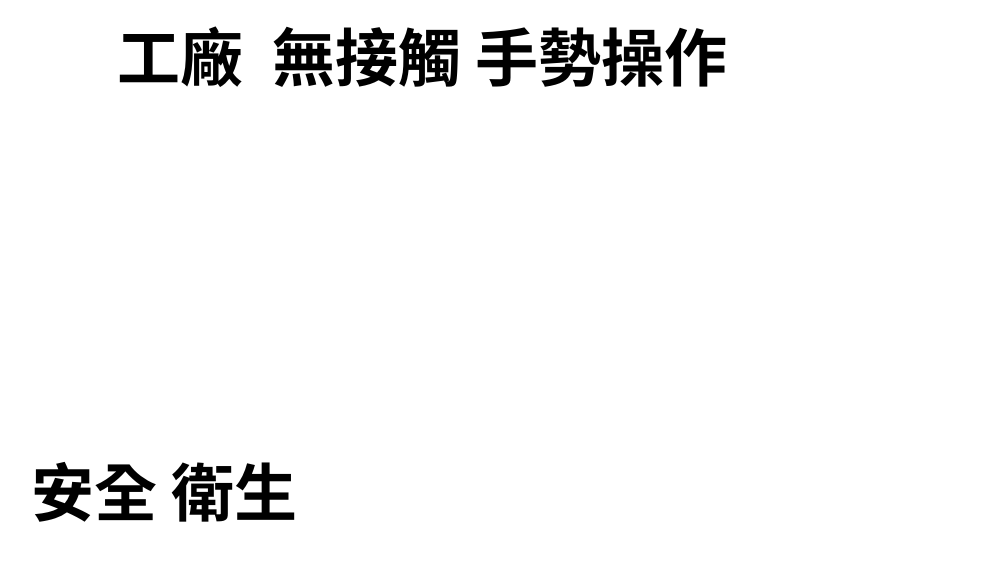
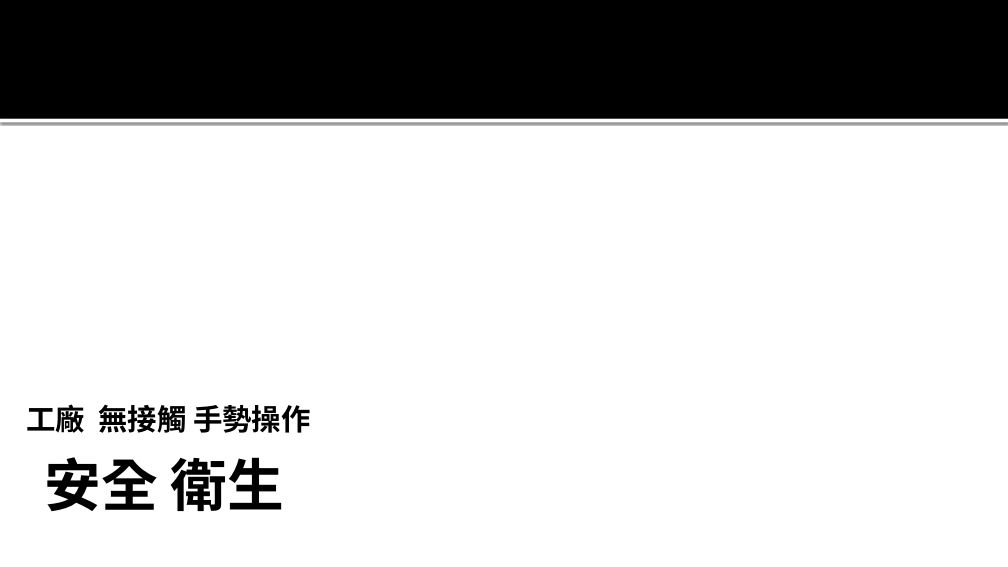
Before and after one commit to HCTsai/stylish_gesture_control, a slide deck: slide 8 of data/presentation_demo.pptx. Drawn at 1008x567 pixels with LibreOffice and Linux fonts; fonts in the diff are those of the drawing; background and template pictures are left out. Boxes give left, top, right and bottom in pixels: in the first picture for what was removed or moved away, otherwise in the second. Text is boxed around its words. In the diff, an @@ line names an element or a change of style, - is before the commit and + after.

```diff
--- a/data/presentation_demo.pptx
+++ b/data/presentation_demo.pptx
@@ rectangle added at (x1=0, y1=0, x2=1008, y2=119), fill #000000 @@
@@ rectangle added at (x1=0, y1=119, x2=1008, y2=123), fill #FFFFFF @@
@@ text "工廠 無接觸 手勢操作" moved from (x1=118, y1=26, x2=728, y2=87) to (x1=26, y1=404, x2=310, y2=433) @@
@@ text "工廠 無接觸 手勢操作" at (x1=26, y1=404, x2=310, y2=433): size 60 to 28 pt @@
@@ text "安全 衛生" moved from (x1=31, y1=462, x2=298, y2=522) to (x1=44, y1=457, x2=284, y2=511) @@
@@ text "安全 衛生" at (x1=44, y1=457, x2=284, y2=511): size 60 to 54 pt @@
```
Also in this commit, not shown: 11 other slides changed, 1 slide added, 1 slide removed, 12 other files.
